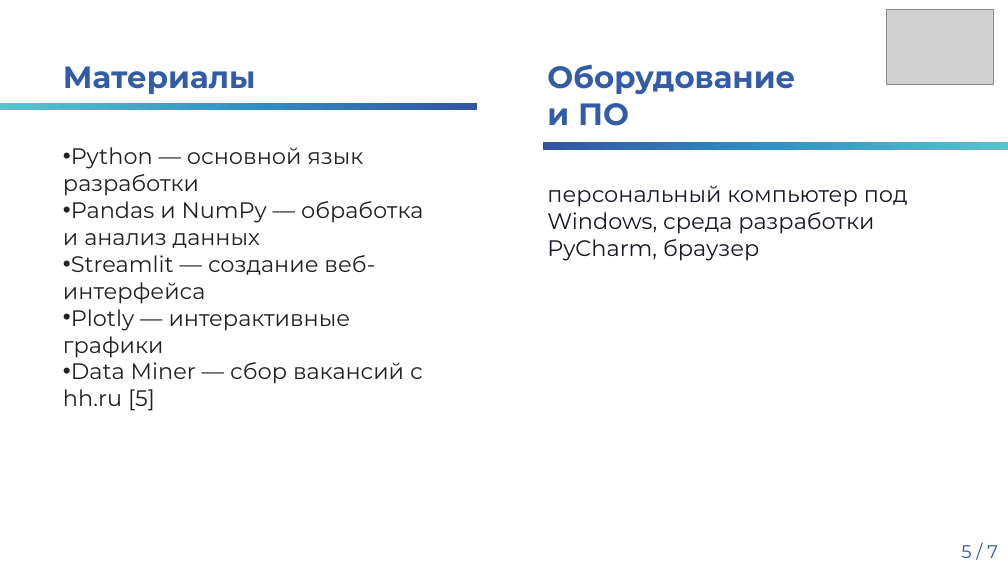
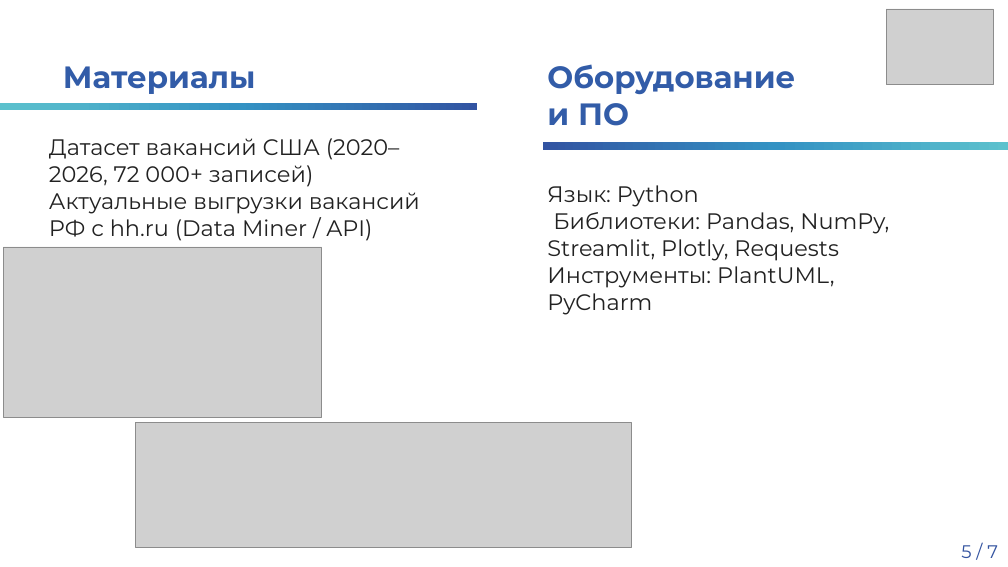
Before and after one commit to ArtemikDR/Skill-Decay-Monitor, a slide deck: slide 5 of beta(MIREA)/защита идеи проекта Мешков.pptx. Drawn at 1008x567 pixels with LibreOffice and Linux fonts; fonts in the diff are those of the drawing; grey boxes stand for pictures; background and template pictures are left out. Boxes give left, top, right and bottom in pixels: in the first picture for what was removed or moved away, otherwise in the second. Text is boxed around its words. In the diff, an @@ line names an element or a change of style, - is before the commit and + after.

```diff
--- a/beta(MIREA)/защита идеи проекта Мешков.pptx
+++ b/beta(MIREA)/защита идеи проекта Мешков.pptx
@@ text at <box>49,138,420,241</box>: text changed @@
-• Python — основной язык разработки
-• Pandas и NumPy — обработка и анализ данных
-• Streamlit — создание веб-интерфейса
-• Plotly — интерактивные графики
-• Data Miner — сбор вакансий с hh.ru [5]
+Датасет вакансий США (2020–2026, 72 000+ записей)
+Актуальные выгрузки вакансий РФ с hh.ru (Data Miner / API)
@@ text at <box>547,185,889,315</box>: text changed; text colour #1C1628 to #222222 @@
-персональный компьютер под Windows, среда разработки PyCharm, браузер
+Язык: Python
+Библиотеки: Pandas, NumPy, Streamlit, Plotly, Requests
+Инструменты: PlantUML, PyCharm
@@ picture added at <box>4,247,322,417</box> @@
@@ picture added at <box>136,423,632,547</box> @@
```
Also in this commit, not shown: 5 other slides changed, 4 other files.
